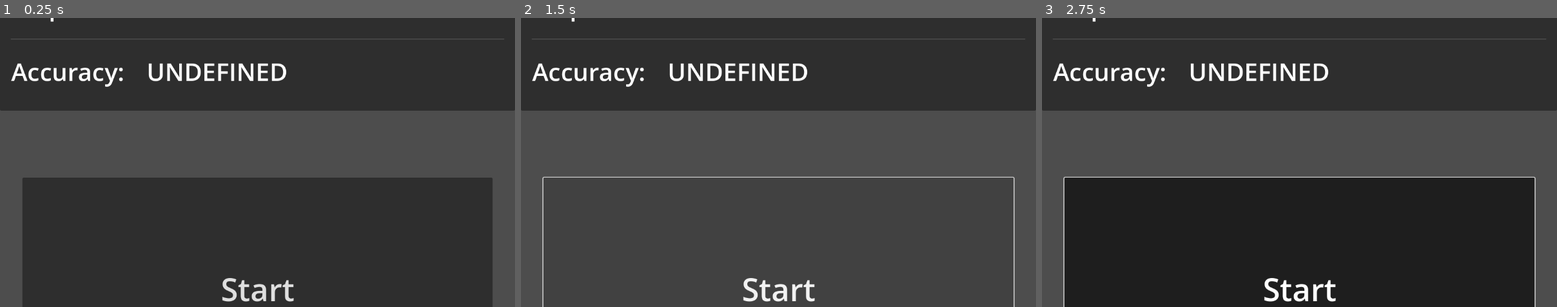
Above: before the commit, frames 1-3 (left to right).
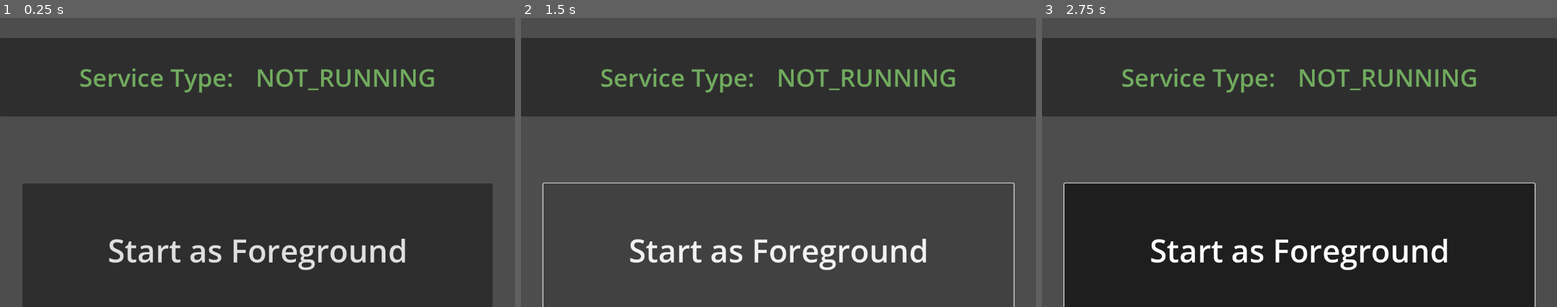
Above: after the commit, the same moments.

Repository: CoryParsnipson/godot-experiments
Game: Godot game, scene res://main.tscn
Two runs of this game, one before a commit and one after it. Both use one fixed random seed, a clock stepped at 60 frames per second and the inputs below.
Inputs (mouse positions are in pixels of both pictures, inside the frame that each line leads up to):
- Up to frame 1 (0.25 s): no input
- Up to frame 2 (1.5 s): click (778, 289) at 0.5 s, where only the run before the commit has a clickable "Start"; click (778, 289) at 1.25 s, where only the run before the commit has a clickable "Start"
- Up to frame 3 (2.75 s): click (1299, 249) at 2 s, where only the run after the commit has a clickable "Start as Foreground"

The runs differ from the first frame. In frame 1, 16% of the frame differs, in the area x 0-100%, y 0-99%; in frame 2, 15%; in frame 3, 16%.

Commit message:
Implement background service.
* Revert keepServiceAliveWhenAppIsClosed. (Now if you want this, choose
  either to start a background service or foreground service.)

* Add ServiceType enum to represent type of service that is running.

* Refactor start*Service functions to restart if the type is different,
  or skip init if everything is already running.

* Add new event type to StepsCounterService that will emit the service
  type when it changes.

* Refactor scene tree member names in godot demo app

* Add second button to godot demo app so dev can check background
  service and foreground service starts.

* Add button group resource to godot demo app, so the buttons
  automatically update to reflect service state.

Diff:
--- a/walk/android-plugin/plugin/demo/main.gd
+++ b/walk/android-plugin/plugin/demo/main.gd
@@ -8,10 +8,16 @@
 }
 var _android_plugin
 
-@onready var start_button = $VBoxContainer/btn_margin/btn_register_listener
-@onready var initial_button_text = $VBoxContainer/btn_margin/btn_register_listener.text
-@onready var step_counter_val_label = $VBoxContainer/PanelContainer/MarginContainer/step_counter_container/steps_display/steps_val
-@onready var step_counter_accuracy_label = $VBoxContainer/PanelContainer/MarginContainer/step_counter_container/accuracy_display/accuracy_val
+@onready var btn_start_fg = $content/margin_btn_fg/btn_start_fg
+@onready var btn_start_bg = $content/margin_btn_bg/btn_start_bg
+
+@onready var btn_start_fg_text = $content/margin_btn_fg/btn_start_fg.text
+@onready var btn_start_bg_text = $content/margin_btn_bg/btn_start_bg.text
+
+@onready var step_counter_val_label = $content/steps_counter/margin/content/steps_display/val
+@onready var step_counter_accuracy_label = $content/steps_counter/margin/content/accuracy_display/val
+
+@onready var step_counter_service_type = $content/service_type/margin/service_type_display/val
 
 func _ready():
 	if Engine.has_singleton(_plugin_name):
@@ -24,6 +30,7 @@
 	get_tree().on_request_permissions_result.connect(on_request_permissions_result)
 	_android_plugin.on_step_counter_updated.connect(on_step_counter_update)
 	_android_plugin.on_step_counter_accuracy_changed.connect(on_step_counter_accuracy_changed)
+	_android_plugin.on_service_type_changed.connect(on_service_type_changed)
 
 	print("%s successfully loaded!" % _plugin_name)
 	_android_plugin.enableToast()
@@ -35,8 +42,8 @@
 		print("Steps Counter Service is already running. Requesting steps counter info...")
 		_android_plugin.updateStepsCounterInfo()
 
-		start_button.button_pressed = true
-		set_start_button_text()
+		btn_start_fg.button_pressed = true
+		set_start_fg_button_text()
 
 
 func require_android_plugin():
@@ -81,12 +88,20 @@
 	return true
 
 
-func reset_start_button_text():
-	start_button.text = initial_button_text
+func reset_fg_button_text():
+	btn_start_fg.text = btn_start_fg_text
 
 
-func set_start_button_text():
-	start_button.text = "Step Counter active..."
+func reset_bg_button_text():
+	btn_start_bg.text = btn_start_bg_text
+
+
+func set_start_fg_button_text():
+	btn_start_fg.text = "Step Counter (fg) active..."
+
+
+func set_start_bg_button_text():
+	btn_start_bg.text = "Step Counter (bg) active..."
 
 
 func set_step_counter_display(val):
@@ -109,7 +124,11 @@
 	set_step_counter_accuracy_display(accuracy)
 
 
-func _on_start_button_toggled(toggled_on: bool):
+func on_service_type_changed(service_type: String):
+	step_counter_service_type.text = service_type
+
+
+func _on_start_fg_button_toggled(toggled_on: bool):
 	if not require_android_plugin():
 		return
 
@@ -118,13 +137,33 @@
 		print("Could not get all permissions needed...")
 		return
 
-	print("button pressed: " + ("PRESSED" if toggled_on else "NOT PRESSED"))
+	print("foreground button pressed: " + ("PRESSED" if toggled_on else "NOT PRESSED"))
+	if toggled_on:
+		_android_plugin.startStepsCounterForegroundService()
+
+		call_deferred("reset_step_counter_display", 0)
+		call_deferred("set_start_fg_button_text")
+	else:
+		_android_plugin.stopStepsCounterService()
+		call_deferred("reset_fg_button_text")
+
+
+func _on_start_bg_button_toggled(toggled_on: bool):
+	if not require_android_plugin():
+		return
+
+	var granted = await request_permissions()
+	if not granted:
+		print("Could not get all permissions needed...")
+		return
+
+	print("background button pressed: " + ("PRESSED" if toggled_on else "NOT PRESSED"))
 
 	if toggled_on:
-		_android_plugin.startStepsCounterForegroundService(false)
+		_android_plugin.startStepsCounterBackgroundService()
 
 		call_deferred("reset_step_counter_display", 0)
-		call_deferred("set_start_button_text")
+		call_deferred("set_start_bg_button_text")
 	else:
 		_android_plugin.stopStepsCounterService()
-		call_deferred("reset_start_button_text")
+		call_deferred("reset_bg_button_text")
--- a/walk/android-plugin/plugin/demo/main.tscn
+++ b/walk/android-plugin/plugin/demo/main.tscn
@@ -1,6 +1,7 @@
-[gd_scene load_steps=2 format=3 uid="uid://cg3hylang5fxn"]
+[gd_scene load_steps=3 format=3 uid="uid://cg3hylang5fxn"]
 
 [ext_resource type="Script" path="res://main.gd" id="1_j0gfq"]
+[ext_resource type="ButtonGroup" uid="uid://cgun7v7g6jma1" path="res://start_service_button_group.tres" id="2_46y66"]
 
 [node name="Main" type="Control"]
 layout_mode = 3
@@ -13,7 +14,7 @@
 size_flags_vertical = 3
 script = ExtResource("1_j0gfq")
 
-[node name="VBoxContainer" type="VBoxContainer" parent="."]
+[node name="content" type="VBoxContainer" parent="."]
 layout_mode = 1
 anchors_preset = 15
 anchor_right = 1.0
@@ -22,87 +23,131 @@
 grow_vertical = 2
 theme_override_constants/separation = 50
 
-[node name="PanelContainer" type="PanelContainer" parent="VBoxContainer"]
+[node name="steps_counter" type="PanelContainer" parent="content"]
 layout_mode = 2
 
-[node name="MarginContainer" type="MarginContainer" parent="VBoxContainer/PanelContainer"]
+[node name="margin" type="MarginContainer" parent="content/steps_counter"]
 layout_mode = 2
 theme_override_constants/margin_left = 25
 theme_override_constants/margin_top = 50
 theme_override_constants/margin_right = 25
 theme_override_constants/margin_bottom = 50
 
-[node name="step_counter_container" type="VBoxContainer" parent="VBoxContainer/PanelContainer/MarginContainer"]
+[node name="content" type="VBoxContainer" parent="content/steps_counter/margin"]
 layout_mode = 2
 theme_override_constants/separation = 25
 
-[node name="steps_sensor_title" type="HBoxContainer" parent="VBoxContainer/PanelContainer/MarginContainer/step_counter_container"]
+[node name="steps_title" type="HBoxContainer" parent="content/steps_counter/margin/content"]
 layout_mode = 2
 theme_override_constants/separation = 50
 
-[node name="sensor_name_label" type="Label" parent="VBoxContainer/PanelContainer/MarginContainer/step_counter_container/steps_sensor_title"]
+[node name="key" type="Label" parent="content/steps_counter/margin/content/steps_title"]
 layout_mode = 2
 theme_override_font_sizes/font_size = 55
 text = "Sensor Type:"
 
-[node name="sensor_name_val" type="Label" parent="VBoxContainer/PanelContainer/MarginContainer/step_counter_container/steps_sensor_title"]
+[node name="val" type="Label" parent="content/steps_counter/margin/content/steps_title"]
 layout_mode = 2
 theme_override_font_sizes/font_size = 55
 text = "STEP_COUNTER"
 
-[node name="HSeparator" type="HSeparator" parent="VBoxContainer/PanelContainer/MarginContainer/step_counter_container"]
+[node name="sep" type="HSeparator" parent="content/steps_counter/margin/content"]
 layout_mode = 2
 theme_override_constants/separation = 20
 
-[node name="steps_display" type="HBoxContainer" parent="VBoxContainer/PanelContainer/MarginContainer/step_counter_container"]
+[node name="steps_display" type="HBoxContainer" parent="content/steps_counter/margin/content"]
 layout_mode = 2
 theme_override_constants/separation = 50
 
-[node name="steps_label" type="Label" parent="VBoxContainer/PanelContainer/MarginContainer/step_counter_container/steps_display"]
+[node name="key" type="Label" parent="content/steps_counter/margin/content/steps_display"]
 layout_mode = 2
 theme_override_font_sizes/font_size = 55
 text = "Steps since last reboot:"
 
-[node name="steps_val" type="Label" parent="VBoxContainer/PanelContainer/MarginContainer/step_counter_container/steps_display"]
+[node name="val" type="Label" parent="content/steps_counter/margin/content/steps_display"]
 layout_mode = 2
 size_flags_vertical = 1
 theme_override_font_sizes/font_size = 55
 text = "UNDEFINED"
 
-[node name="HSeparator2" type="HSeparator" parent="VBoxContainer/PanelContainer/MarginContainer/step_counter_container"]
+[node name="sep2" type="HSeparator" parent="content/steps_counter/margin/content"]
 layout_mode = 2
 theme_override_constants/separation = 20
 
-[node name="accuracy_display" type="HBoxContainer" parent="VBoxContainer/PanelContainer/MarginContainer/step_counter_container"]
+[node name="accuracy_display" type="HBoxContainer" parent="content/steps_counter/margin/content"]
 layout_mode = 2
 theme_override_constants/separation = 50
 
-[node name="accuracy_label" type="Label" parent="VBoxContainer/PanelContainer/MarginContainer/step_counter_container/accuracy_display"]
+[node name="key" type="Label" parent="content/steps_counter/margin/content/accuracy_display"]
 layout_mode = 2
 theme_override_font_sizes/font_size = 55
 text = "Accuracy:"
 
-[node name="accuracy_val" type="Label" parent="VBoxContainer/PanelContainer/MarginContainer/step_counter_container/accuracy_display"]
+[node name="val" type="Label" parent="content/steps_counter/margin/content/accuracy_display"]
 layout_mode = 2
 theme_override_font_sizes/font_size = 55
 text = "UNDEFINED"
 
-[node name="vertical_expander" type="CenterContainer" parent="VBoxContainer"]
+[node name="service_type" type="PanelContainer" parent="content"]
+layout_mode = 2
+
+[node name="margin" type="MarginContainer" parent="content/service_type"]
+layout_mode = 2
+theme_override_constants/margin_left = 25
+theme_override_constants/margin_top = 50
+theme_override_constants/margin_right = 25
+theme_override_constants/margin_bottom = 50
+
+[node name="service_type_display" type="HBoxContainer" parent="content/service_type/margin"]
+layout_mode = 2
+size_flags_horizontal = 4
+theme_override_constants/separation = 50
+
+[node name="key" type="Label" parent="content/service_type/margin/service_type_display"]
+layout_mode = 2
+theme_override_colors/font_color = Color(0.443875, 0.67, 0.3685, 1)
+theme_override_font_sizes/font_size = 55
+text = "Service Type:"
+
+[node name="val" type="Label" parent="content/service_type/margin/service_type_display"]
+layout_mode = 2
+theme_override_colors/font_color = Color(0.443137, 0.670588, 0.368627, 1)
+theme_override_font_sizes/font_size = 55
+text = "NOT_RUNNING"
+
+[node name="vertical_expander" type="CenterContainer" parent="content"]
 layout_mode = 2
 size_flags_vertical = 3
 
-[node name="btn_margin" type="MarginContainer" parent="VBoxContainer"]
+[node name="margin_btn_fg" type="MarginContainer" parent="content"]
 layout_mode = 2
 theme_override_constants/margin_left = 50
 theme_override_constants/margin_top = 50
 theme_override_constants/margin_right = 50
-theme_override_constants/margin_bottom = 50
+theme_override_constants/margin_bottom = 25
 
-[node name="btn_register_listener" type="Button" parent="VBoxContainer/btn_margin"]
-custom_minimum_size = Vector2(300, 500)
+[node name="btn_start_fg" type="Button" parent="content/margin_btn_fg"]
+custom_minimum_size = Vector2(300, 300)
 layout_mode = 2
 theme_override_font_sizes/font_size = 70
 toggle_mode = true
-text = "Start"
+button_group = ExtResource("2_46y66")
+text = "Start as Foreground"
 
-[connection signal="toggled" from="VBoxContainer/btn_margin/btn_register_listener" to="." method="_on_start_button_toggled"]
+[node name="margin_btn_bg" type="MarginContainer" parent="content"]
+layout_mode = 2
+theme_override_constants/margin_left = 50
+theme_override_constants/margin_top = 25
+theme_override_constants/margin_right = 50
+theme_override_constants/margin_bottom = 50
+
+[node name="btn_start_bg" type="Button" parent="content/margin_btn_bg"]
+custom_minimum_size = Vector2(300, 300)
+layout_mode = 2
+theme_override_font_sizes/font_size = 70
+toggle_mode = true
+button_group = ExtResource("2_46y66")
+text = "Start as Background"
+
+[connection signal="toggled" from="content/margin_btn_fg/btn_start_fg" to="." method="_on_start_fg_button_toggled"]
+[connection signal="toggled" from="content/margin_btn_bg/btn_start_bg" to="." method="_on_start_bg_button_toggled"]
--- /dev/null
+++ b/walk/android-plugin/plugin/demo/start_service_button_group.tres
@@ -0,0 +1,4 @@
+[gd_resource type="ButtonGroup" format=3 uid="uid://cgun7v7g6jma1"]
+
+[resource]
+allow_unpress = true
Not shown, changed: walk/android-plugin/plugin/src/main/java/org/godotengine/plugin/stepscounter/StepsCounter.kt
Not shown, changed: walk/android-plugin/plugin/src/main/java/org/godotengine/plugin/stepscounter/StepsCounterService.kt
